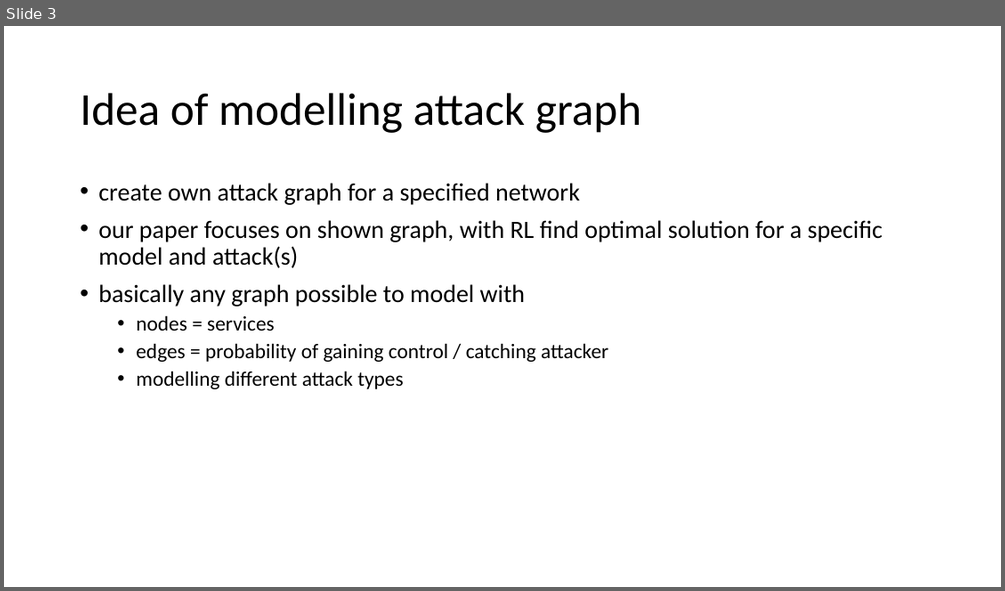
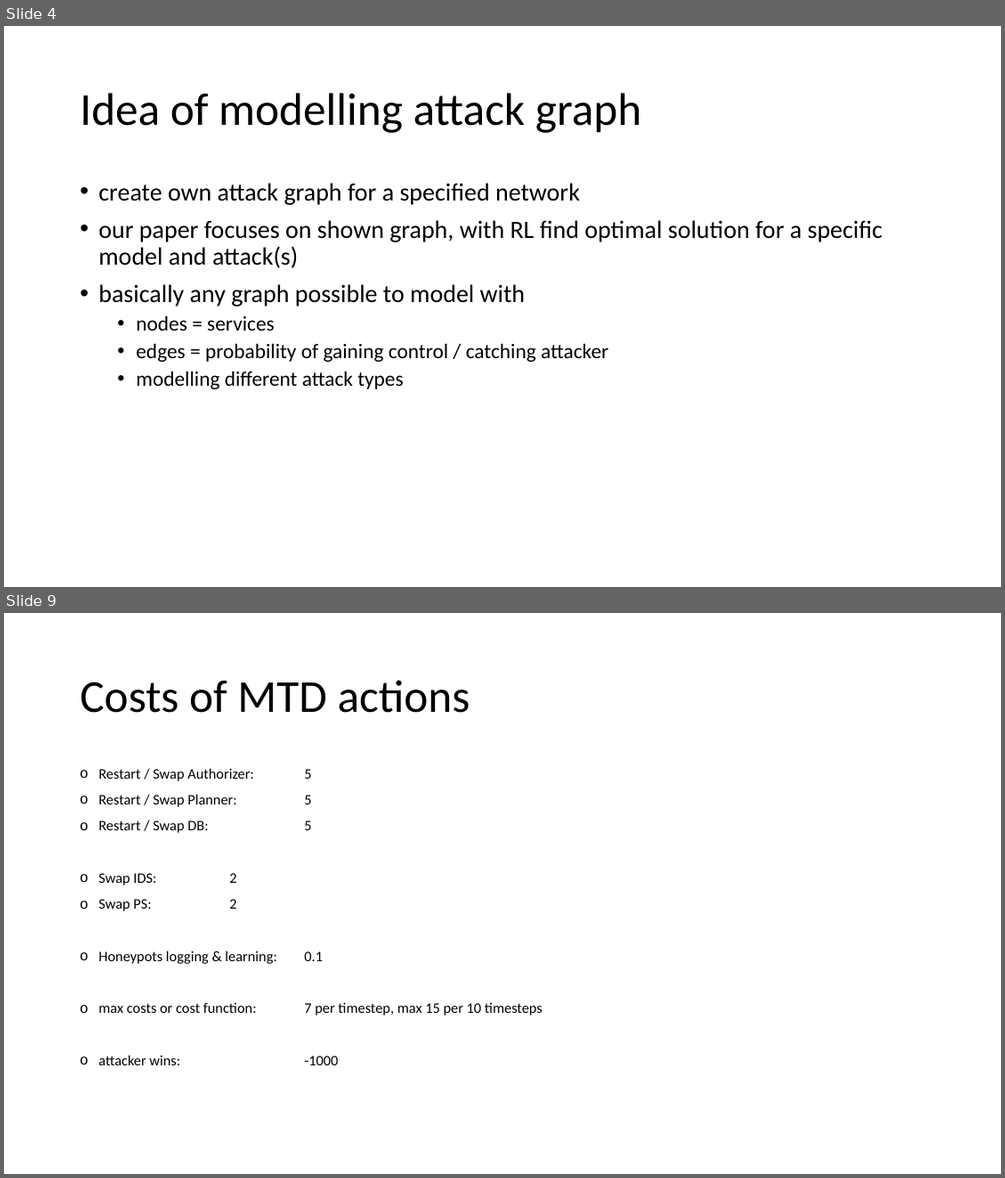
Before and after one commit to cailllev/PA, a slide deck: Model.pptx. Shown one above the other, each under a label of ours: slide 3 before the commit, slides 4 and 9 after it; the slides between them are not shown. The pictures are 1005x591 and 1005x1178 pixels, drawn with LibreOffice and Linux fonts; fonts in the diff are those of the drawing. Boxes give left, top, right and bottom in pixels: in the first picture for what was removed or moved away, otherwise in the second. Text is boxed around its words. In the diff, an @@ line names an element or a change of style, - is before the commit and + after.

```diff
--- a/Model.pptx
+++ b/Model.pptx
@@ slide 9 added at (4,613,1001,1174), background #FFFFFF @@
@@ title added at (80,680,470,713), 44 pt, text #000000 @@
+Costs of MTD actions
@@ text added at (98,768,542,1065), 14 pt, text #000000 @@
+o Restart / Swap Authorizer: 5
+o Restart / Swap Planner: 5
+o Restart / Swap DB: 5
+o Swap IDS: 2
+o Swap PS: 2
+o Honeypots logging & learning: 0.1
+o max costs or cost function: 7 per timestep, max 15 per 10 timesteps
+o attacker wins: -1000
@@ what was slide 3 is now slide 4 @@
```
Also in this commit, not shown: 8 other slides added.
